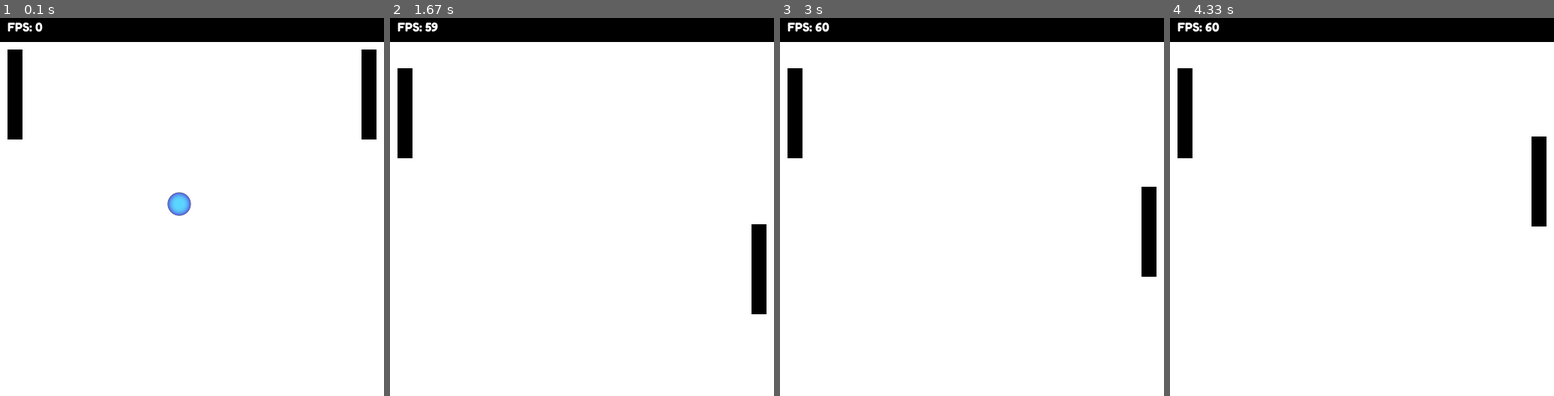
Above: before the commit, frames 1-4 (left to right).
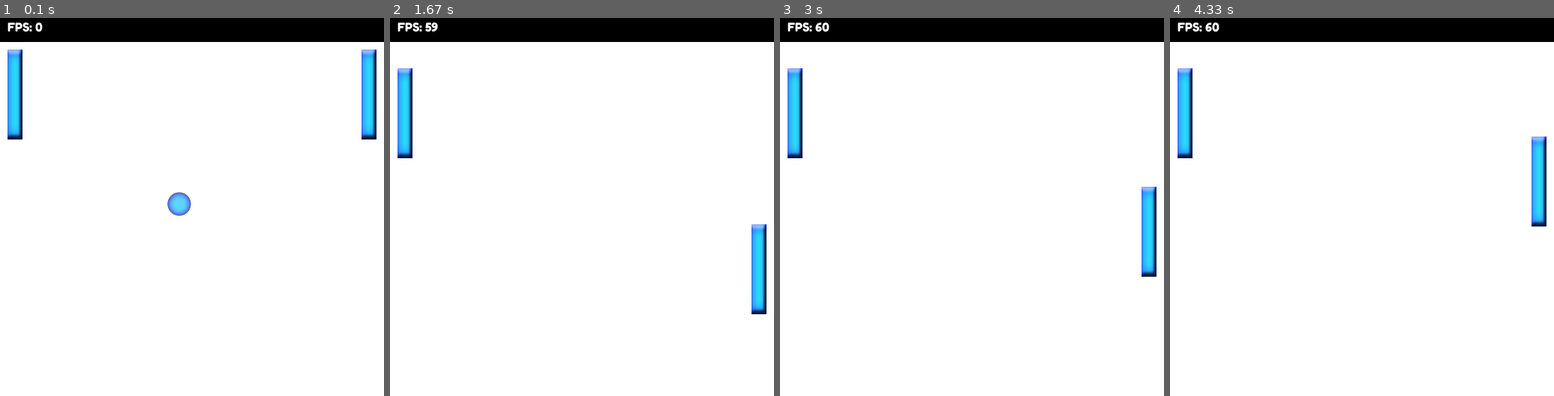
Above: after the commit, the same moments.

Repository: ByPikod/pygame-chronicles
Game: pygame game, started from ping-pong/main.py
The game is run twice, just before and just after one commit, with the same random seed, the same clock (stepped at 60 frames per second) and the same inputs.
Inputs:
- Up to frame 1 (0.1 s): no input
- Up to frame 2 (1.67 s): tap S at 0.33 s; hold Down 1.17-1.63 s
- Up to frame 3 (3 s): hold Up 1.67-2.03 s; hold Down 2.07-2.43 s; hold Up 2.47-2.77 s; hold Down from 2.8 s (still down)
- Up to frame 4 (4.33 s): release Down at 3.1 s; hold Up 3.13-3.5 s; hold Down 3.53-3.9 s; hold Up 3.93-4.23 s; hold Down from 4.27 s (still down)

The runs differ from the first frame. In frame 1, 1.9% of the frame differs, in the area x 1-99%, y 8-33%; in frame 2, 1.9%; in frame 3, 1.9%; in frame 4, 1.9%.

Commit message:
player sprites implemented

Diff:
--- a/ping-pong/main.py
+++ b/ping-pong/main.py
@@ -84,11 +84,12 @@
 class Player(Entity):
 
     def __init__(self, controller: dict):
-
         self.surf = pygame.Surface((20, 120))
-        self.surf.fill((0, 0, 0))
-
         super().__init__(self.surf.get_rect())
+
+        self.image = pygame.image.load("side.png").convert_alpha()
+        self.image = pygame.transform.smoothscale(self.image, self.rect.size)
+        self.surf.blit(self.image, (0, 0))
 
         self.controller: dict = controller
         self.speed: float = 0.5
